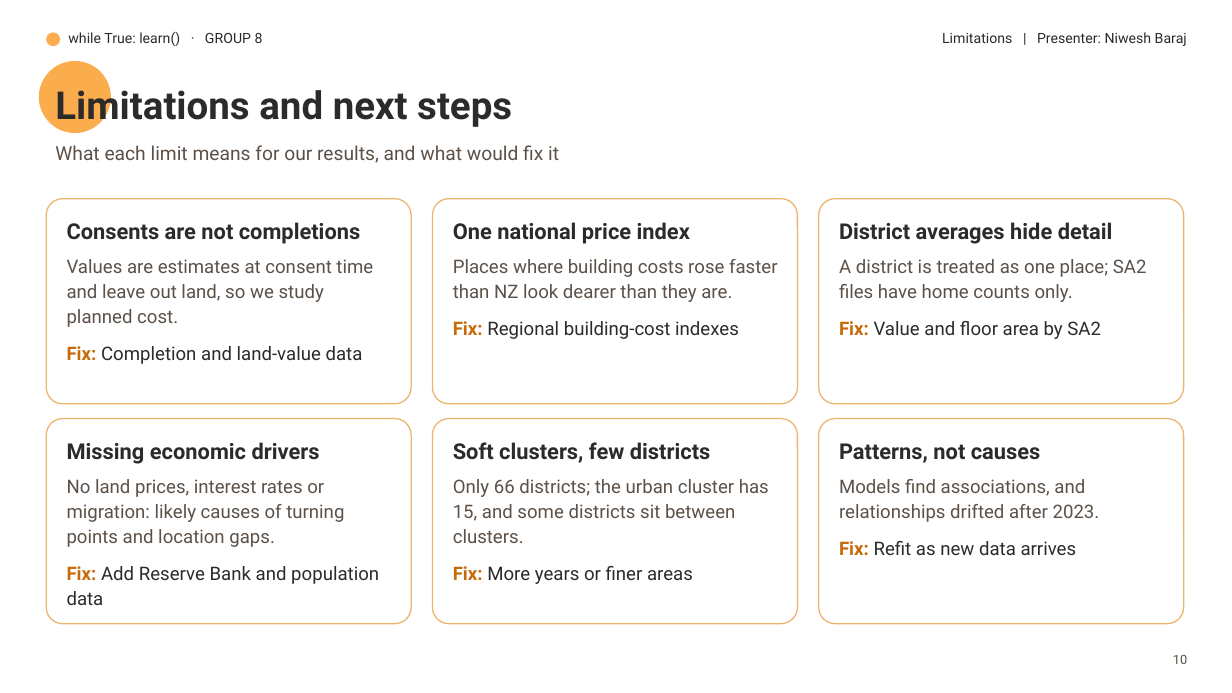
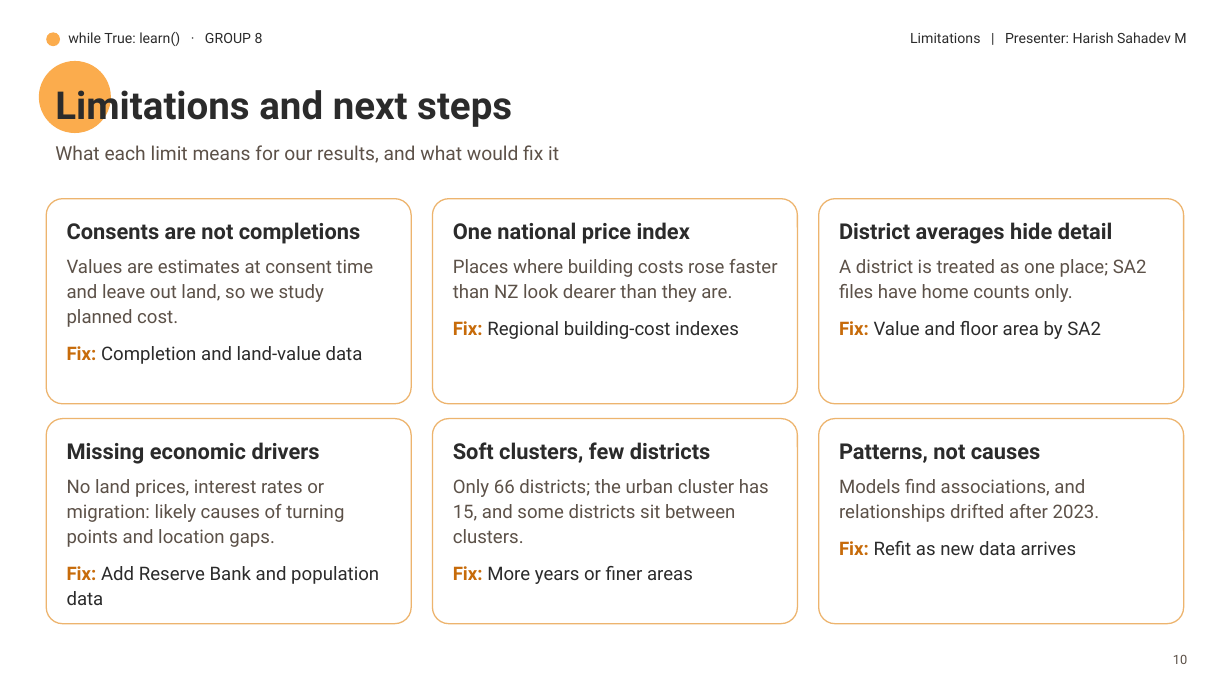
Before and after one commit to harishsahadev/while-True-Learn, a slide deck: slide 11 of building-consents/communication/slides/slides.pptx. Drawn at 1232x693 pixels with LibreOffice and Linux fonts; fonts in the diff are those of the drawing; background and template pictures are left out. Boxes give left, top, right and bottom in pixels: in the first picture for what was removed or moved away, otherwise in the second. Text is boxed around its words. In the diff, an @@ line names an element or a change of style, - is before the commit and + after.

```diff
--- a/building-consents/communication/slides/slides.pptx
+++ b/building-consents/communication/slides/slides.pptx
@@ text at (x1=910, y1=32, x2=1186, y2=43): text changed @@
-Limitations | Presenter: Niwesh Baraj
+Limitations | Presenter: Harish Sahadev M
```
Also in this commit, not shown: 10 other slides changed, 9 other files.
